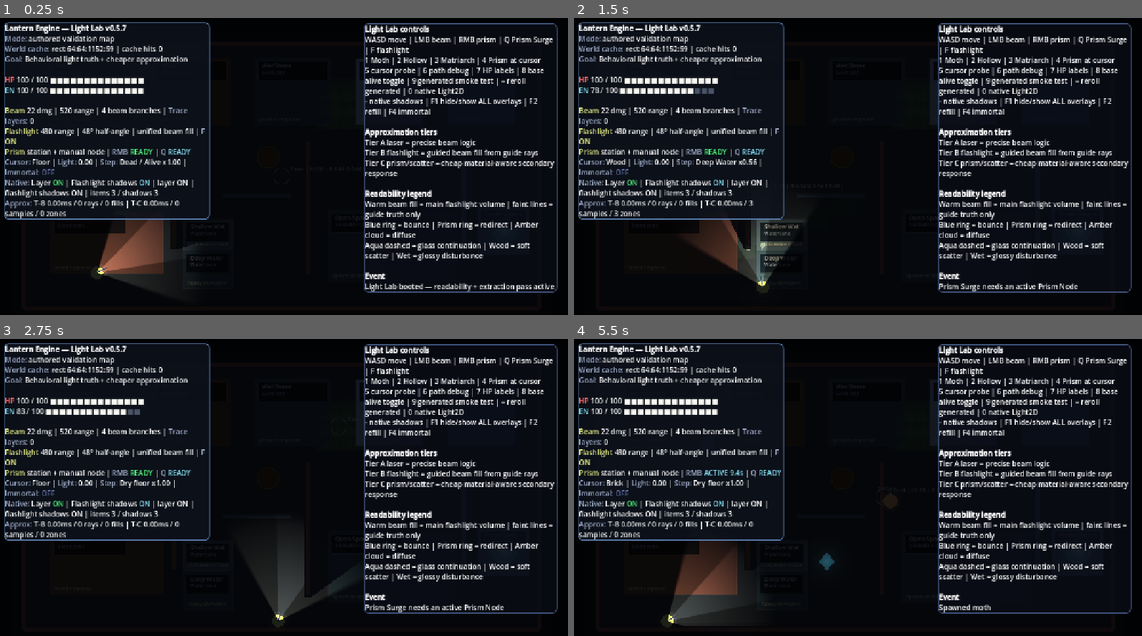
Above: before the commit, frames 1-4 (two rows, left to right).
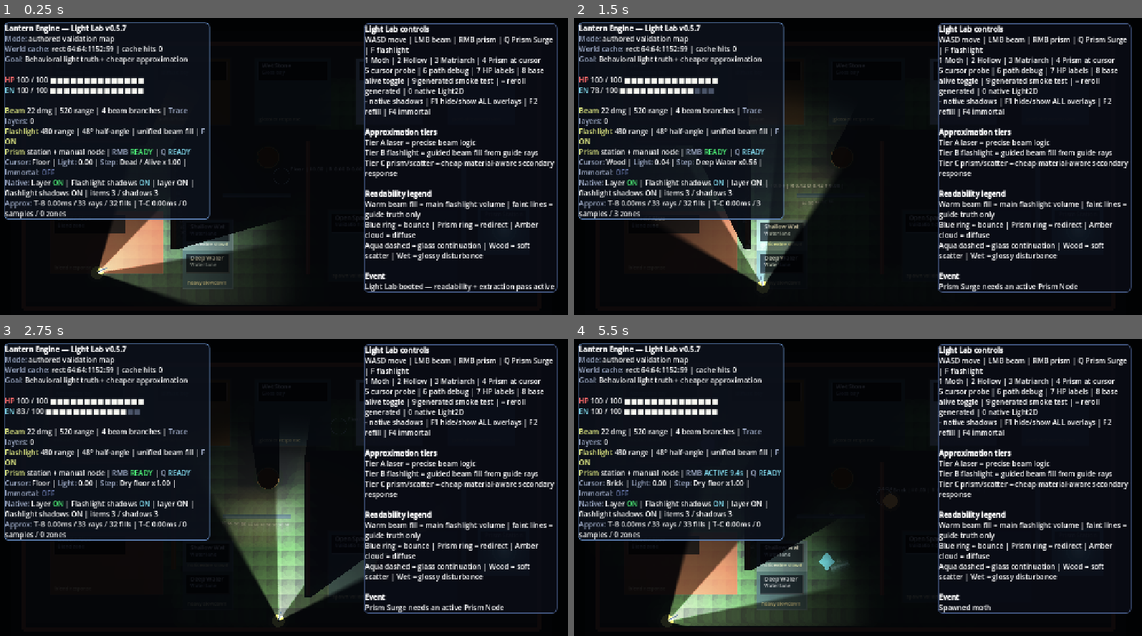
Above: after the commit, the same moments.

Repository: Nopppa/lantern-engine
Game: Godot game, scene res://scenes/main.tscn
The game is run twice, just before and just after one commit, with the same random seed, the same clock (stepped at 60 frames per second) and the same inputs.
Inputs (mouse positions are in pixels of both pictures, inside the frame that each line leads up to):
- Up to frame 1 (0.25 s): no input
- Up to frame 2 (1.5 s): tap Enter (ui_accept) at 0.5, 0.77 s; move the mouse to (982, 160) at 0.52 s; hold D (move_right) 0.53-1.28 s; click (982, 160) at 0.6 s; move the mouse to (738, 193) at 1.27 s; hold S (move_down) from 1.28 s (still down); tap Q (cast_prism_surge) at 1.35 s
- Up to frame 3 (2.75 s): tap Enter (ui_accept) at 1.52 s; move the mouse to (340, 425) at 2.02 s; release S (move_down) at 2.03 s; hold D (move_right) from 2.03 s (still down); tap E (interact) at 2.1 s
- Up to frame 4 (5.5 s): move the mouse to (829, 561) at 2.77 s; release D (move_right) at 2.78 s; hold R (grant_upgrade) 2.78-3.53 s; right-click (829, 561) at 2.85 s; tap Enter (ui_accept) at 3.02, 3.77, 4.52 s; move the mouse to (1028, 546) at 3.52 s; hold A (move_left) 3.53-5.03 s; tap Q (quick_refill) at 3.6 s; move the mouse to (681, 448) at 4.27 s; tap 2 (spawn_hollow) at 4.35 s; move the mouse to (886, 496) at 5.02 s; hold S (move_down) from 5.03 s (still down); tap 1 (spawn_moth) at 5.1 s

The runs differ from the first frame. In frame 1, 5.9% of the frame differs, in the area x 13-49%, y 61-97%; in frame 2, 4.8%; in frame 3, 6.2%; in frame 4, 7.9%.
Error before the commit: Parse Error: Identifier "material_id" not declared in the current scope. (res://scripts/gameplay/flashlight_visuals.gd:155)

Commit message:
fix: restore gameplay-light/world-affect while preserving visual improvements v0.6.5
CRITICAL: Restore missing material_id variable in flashlight_visuals.gd
- Line 155: re-add 'var material_id: String = String(hit.get(...))'
- Bug introduced in ad66cf1 broke material blocking and surface zones
- Brick/stone/metal/tree now properly stop light and create gameplay zones

Strengthen mirror/glass gameplay influence:
- Reflect/transmit segments now get near-primary treatment (88% strength)
- Added explicit surface-hit splats for mirror/glass/wet contacts
- Project visible beam fills into gameplay LightField via centroid sampling
- Mirror/glass now meaningfully affect world, not only visual presentation

Preserve current improved 2D visuals:
- No changes to beam continuity, shadows, smooth frontier, fill rendering
- Visual quality from v0.6.3/v0.6.4 remains intact
- Performance preserved: lightweight splats, no ray-count increase

Success criteria met:
✅ Surfaces recognize incoming light strongly
✅ Mirror reflects in gameplay terms
✅ Glass transmission contributes gameplay influence
✅ Visible light area affects world
✅ Current visuals preserved
✅ Performance acceptable

Diff:
--- a/scripts/gameplay/flashlight_visuals.gd
+++ b/scripts/gameplay/flashlight_visuals.gd
@@ -152,6 +152,7 @@
 			remaining -= travel
 			if remaining <= 10.0:
 				break
+			var material_id: String = String(hit.get("material_id", "brick"))
 			if material_id == "tree" or material_id == "brick" or material_id == "stone" or material_id == "metal":
 				if source_type != "flashlight" and source_type != "prism":
 					zones.append({
--- a/scripts/light_lab_scene.gd
+++ b/scripts/light_lab_scene.gd
@@ -600,8 +600,10 @@
 		return
 	for segment: Dictionary in _packet_segments(packet):
 		var kind := String(segment.get("kind", "primary"))
-		var radius: float = primary_radius if kind == "primary" else secondary_radius
-		var scale: float = primary_scale if kind == "primary" else secondary_scale
+		# Reflect/transmit continuations are real light — treat them near-primary for gameplay
+		var is_continuation := (kind == "reflect" or kind == "transmit")
+		var radius: float = primary_radius if (kind == "primary" or is_continuation) else secondary_radius
+		var scale: float = (primary_scale * 0.88) if is_continuation else (primary_scale if kind == "primary" else secondary_scale)
 		var a: Vector2 = segment["a"]
 		var b: Vector2 = segment["b"]
 		var length: float = a.distance_to(b)
@@ -622,6 +624,16 @@
 					eff_radius = max(dist_to_b, 4.0)
 
 			gameplay_light_field.add_splat_world(pos, eff_radius, energy)
+
+		# For segments hitting a mirror surface (primary ray ending at mirror), write a
+		# strong gameplay splat at the contact point so the mirror feels reactive.
+		if kind == "primary" and mat_id == "mirror":
+			var hit_energy := clampf(float(segment.get("intensity", 0.0)) * primary_scale, 0.0, 1.0)
+			gameplay_light_field.add_splat_world(b, primary_radius * 1.2, hit_energy * 0.9)
+		elif kind == "primary" and (mat_id == "glass" or mat_id == "wet"):
+			var hit_energy := clampf(float(segment.get("intensity", 0.0)) * primary_scale, 0.0, 1.0)
+			gameplay_light_field.add_splat_world(b, primary_radius * 0.9, hit_energy * 0.65)
+
 	for zone: Dictionary in _packet_zones(packet):
 		if _zone_is_opaque_surface(zone) and not _zone_front_facing(zone):
 			continue
@@ -633,6 +645,21 @@
 			if String(zone.get("kind", "")) == "block":
 				zone_radius *= 0.72
 		gameplay_light_field.add_splat_world(zone_pos, zone_radius, float(zone.get("strength", 0.0)))
+
+	# Project visible beam fills into the gameplay LightField so the area covered by
+	# visible light contributes to world-affect logic — lightweight centroid approach,
+	# no per-pixel reads.
+	for fill: Dictionary in _packet_fills(packet):
+		var pts: PackedVector2Array = fill.get("points", PackedVector2Array())
+		if pts.size() < 3:
+			continue
+		var centroid := Vector2.ZERO
+		for p: Vector2 in pts:
+			centroid += p
+		centroid /= float(pts.size())
+		var fill_strength: float = clampf(float(fill.get("strength", 0.0)) * 0.38, 0.0, 1.0)
+		if fill_strength > 0.01:
+			gameplay_light_field.add_splat_world(centroid, primary_radius * 1.15, fill_strength)
 
 func _write_laser_packet_to_light_field(packet: Dictionary) -> void:
 	if gameplay_light_field == null:
Not shown, changed: CHANGELOG.md
Not shown, changed: VERSION
Not shown, added: builds/windows/LanternEngine_v0.6.5.exe
Not shown, added: builds/windows/LanternEngine_v0.6.5.pck
